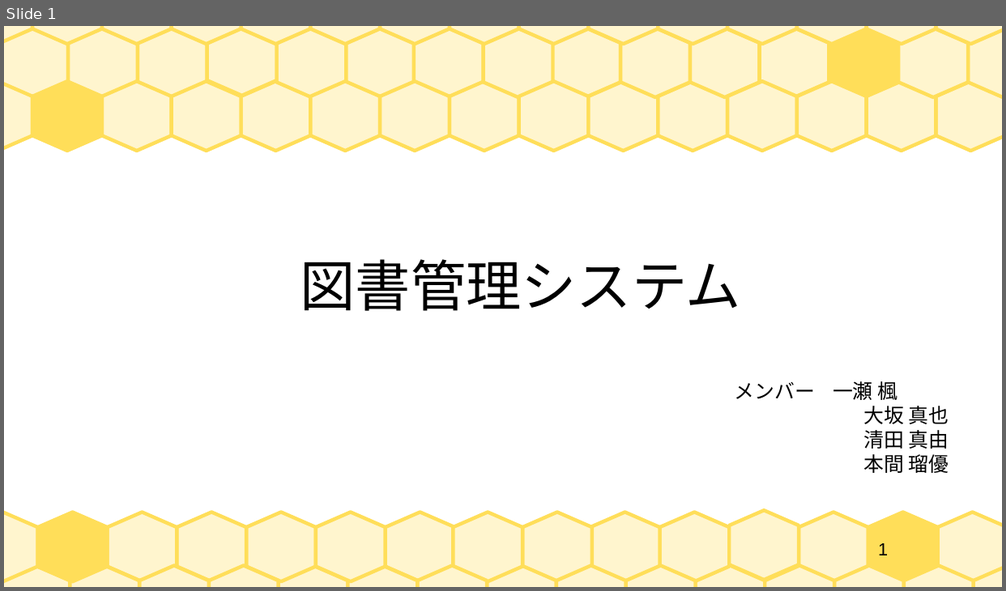
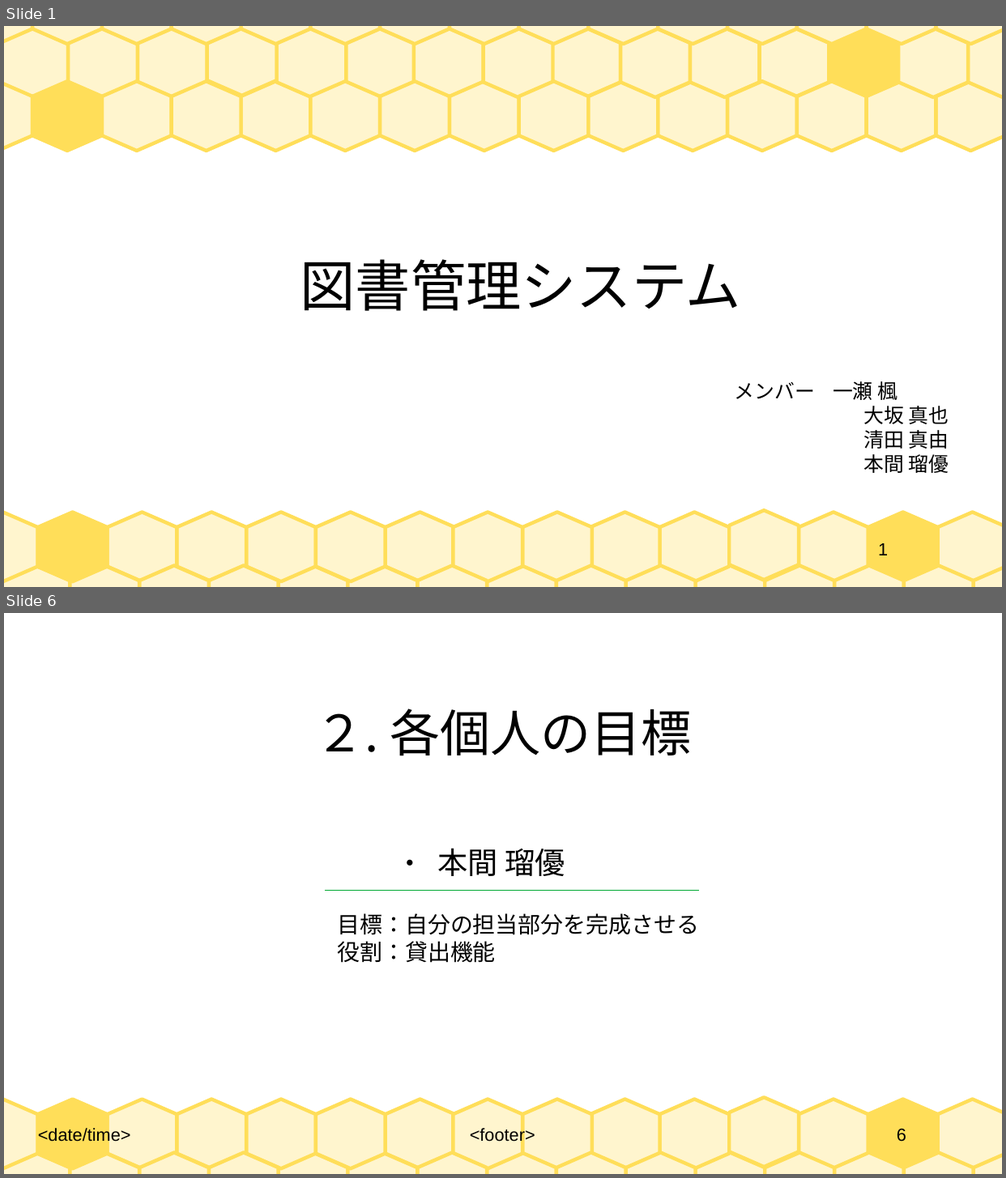
Before and after one commit to 2022java42-student008/LibraryProject, a slide deck: 図書管理システム - コピー.odp. Shown one above the other, each under a label of ours: slide 1 before the commit, slides 1 and 6 after it; the slides between them are not shown. The pictures are 1006x591 and 1006x1178 pixels, drawn with LibreOffice and Linux fonts; fonts in the diff are those of the drawing. Boxes give left, top, right and bottom in pixels: in the first picture for what was removed or moved away, otherwise in the second. Text is boxed around its words. In the diff, an @@ line names an element or a change of style, - is before the commit and + after.

```diff
--- a/図書管理システム - コピー.odp
+++ b/図書管理システム - コピー.odp
@@ slide 6 added at (4,613,1002,1174), background #FFFFFF; not listed: 14 template elements that a slide beside it also shows @@
@@ title added at (314,709,692,756), 40 pt, text #000000 @@
+２. 各個人の目標
@@ text added at (437,848,565,876), 24 pt, text #000000 @@
+● 本間 瑠優
@@ line added from (325, 890) to (700, 890), #00A933 0 pt @@
@@ text added at (337,914,699,963), 18 pt, text #000000 @@
+目標：自分の担当部分を完成させる
+役割：貸出機能
@@ text added at (38,1127,131,1144), 14 pt, text #000000 @@
+<date/time>
@@ text added at (470,1127,535,1145), 14 pt, text #000000 @@
+<footer>
@@ page number added at (897,1129,906,1142), 14 pt, text #000000 @@
+6
@@ group added at (4,1097,1002,1174): 16 freeform shapes @@
```
Also in this commit, not shown: 3 slides changed, 15 other slides added, 1 slide removed.
